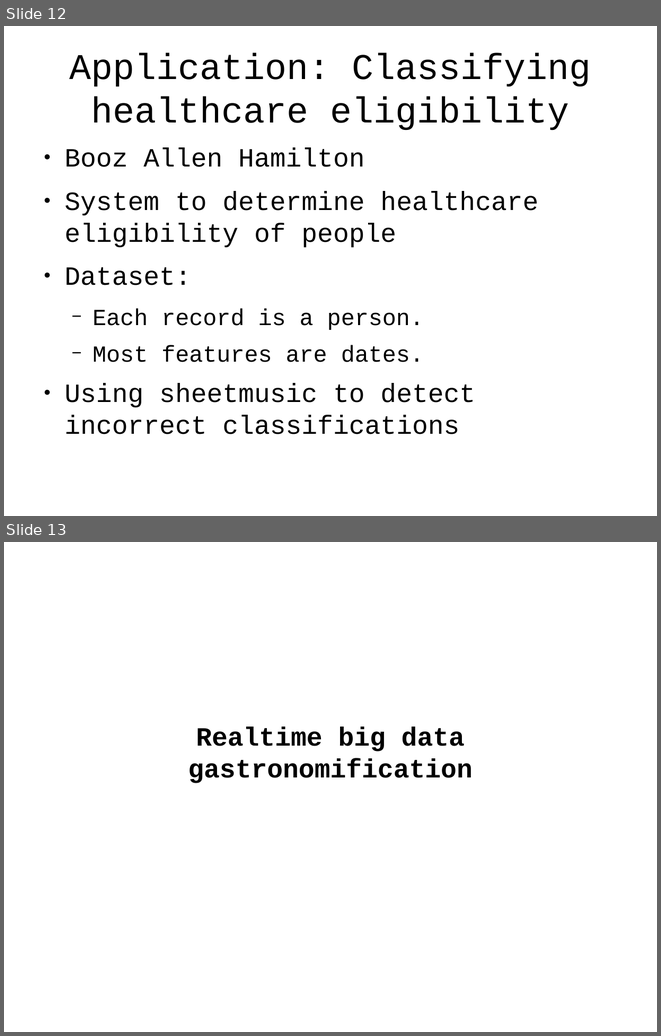
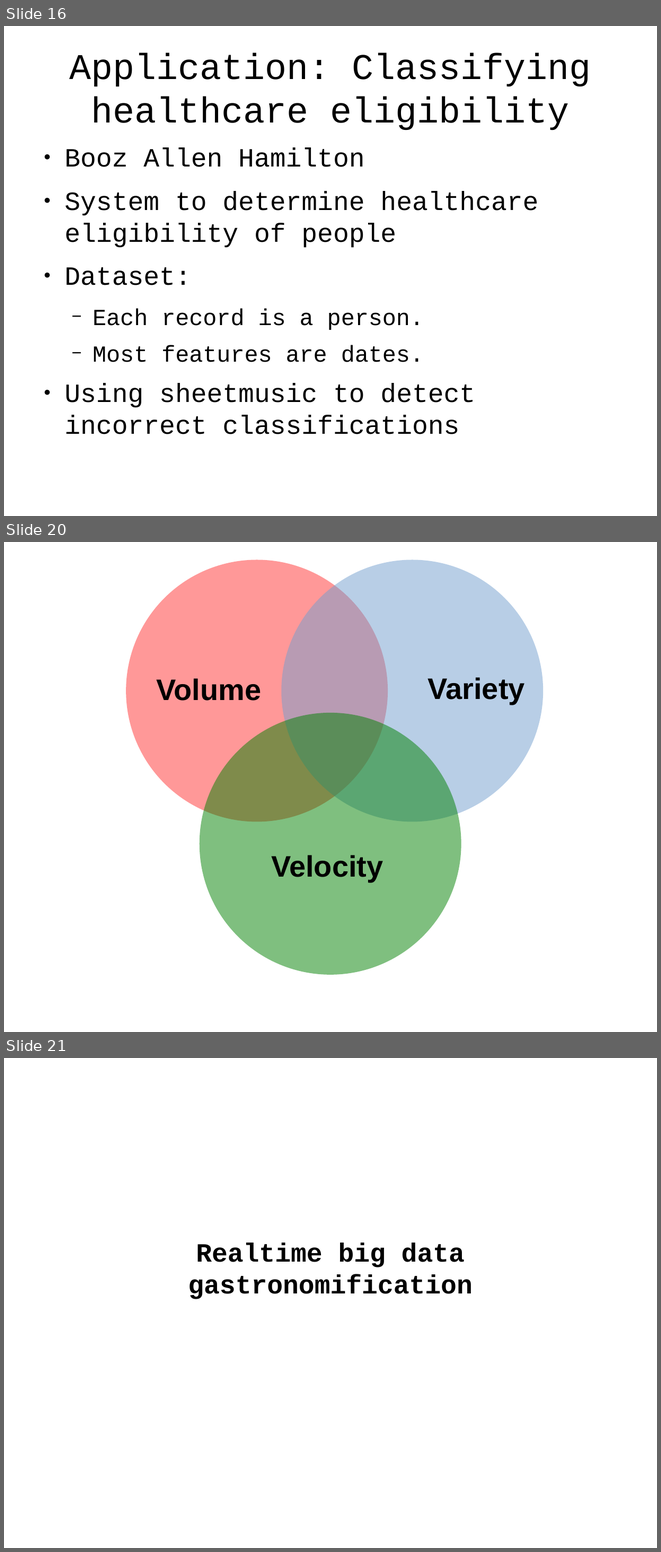
Before and after one commit to tlevine/gastronomification-big-data-talk, a slide deck: big-senses.odp. Shown one above the other, each under a label of ours: slides 12 and 13 before the commit, slides 16, 20 and 21 after it; the slides between them are not shown. The pictures are 661x1036 and 661x1552 pixels, drawn with LibreOffice and Linux fonts; fonts in the diff are those of the drawing; background and template pictures are left out. Boxes give left, top, right and bottom in pixels: in the first picture for what was removed or moved away, otherwise in the second. Text is boxed around its words. In the diff, an @@ line names an element or a change of style, - is before the commit and + after.

```diff
--- a/big-senses.odp
+++ b/big-senses.odp
@@ slide 20 added at (4,542,657,1032), background #FFFFFF @@
@@ ellipse added at (126,560,388,822), fill #FF3333 at 50% opacity @@
@@ ellipse added at (281,560,543,822), fill #729FCF at 50% opacity @@
@@ text added at (157,678,261,700), 36 pt, text #000000, bold @@
+Volume
@@ text added at (428,677,525,704), 36 pt, text #000000, bold @@
+Variety
@@ ellipse added at (200,713,461,974), fill #008000 at 50% opacity @@
@@ text added at (271,855,383,882), 36 pt, text #000000, bold @@
+Velocity
@@ what was slide 12 is now slide 16 @@
@@ what was slide 13 is now slide 21 @@
```
Also in this commit, not shown: 8 other slides added.
